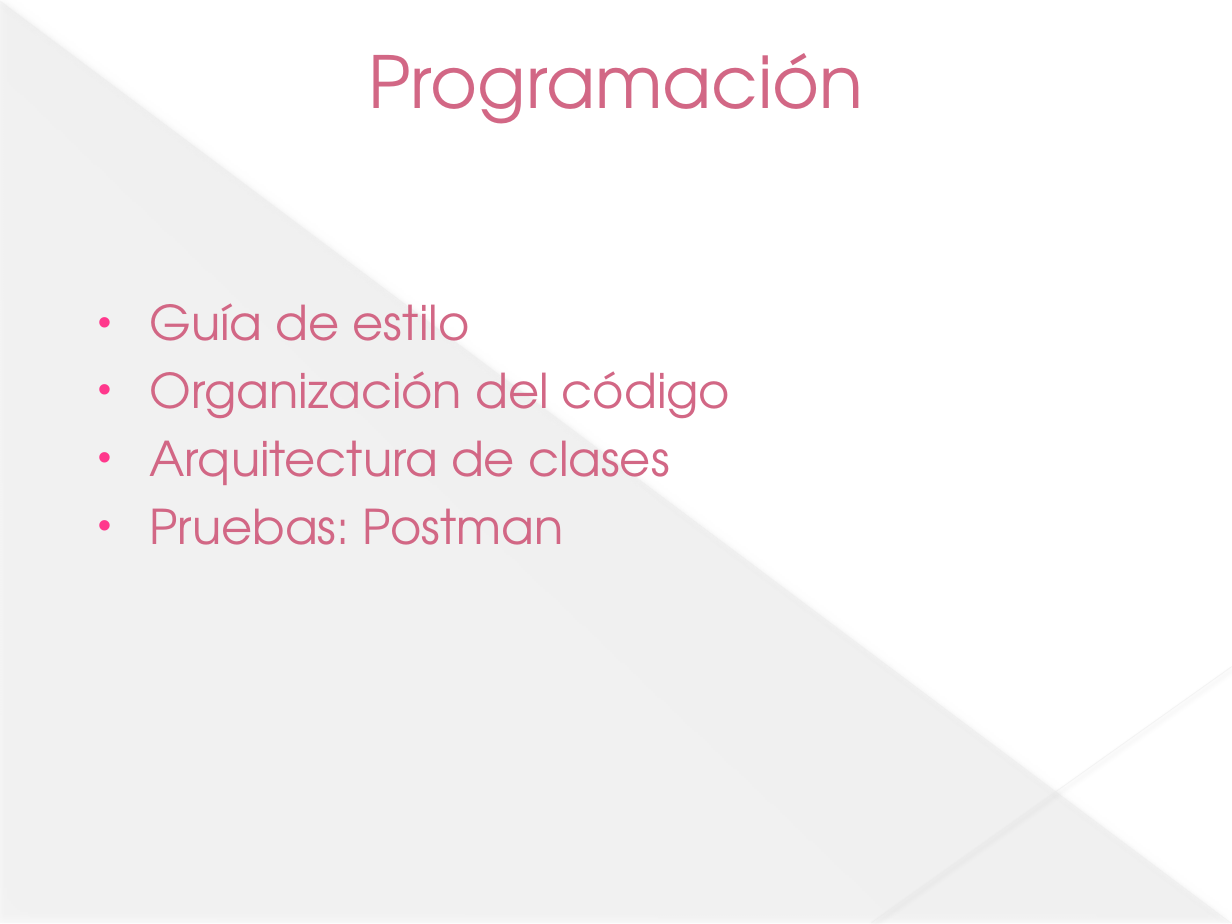
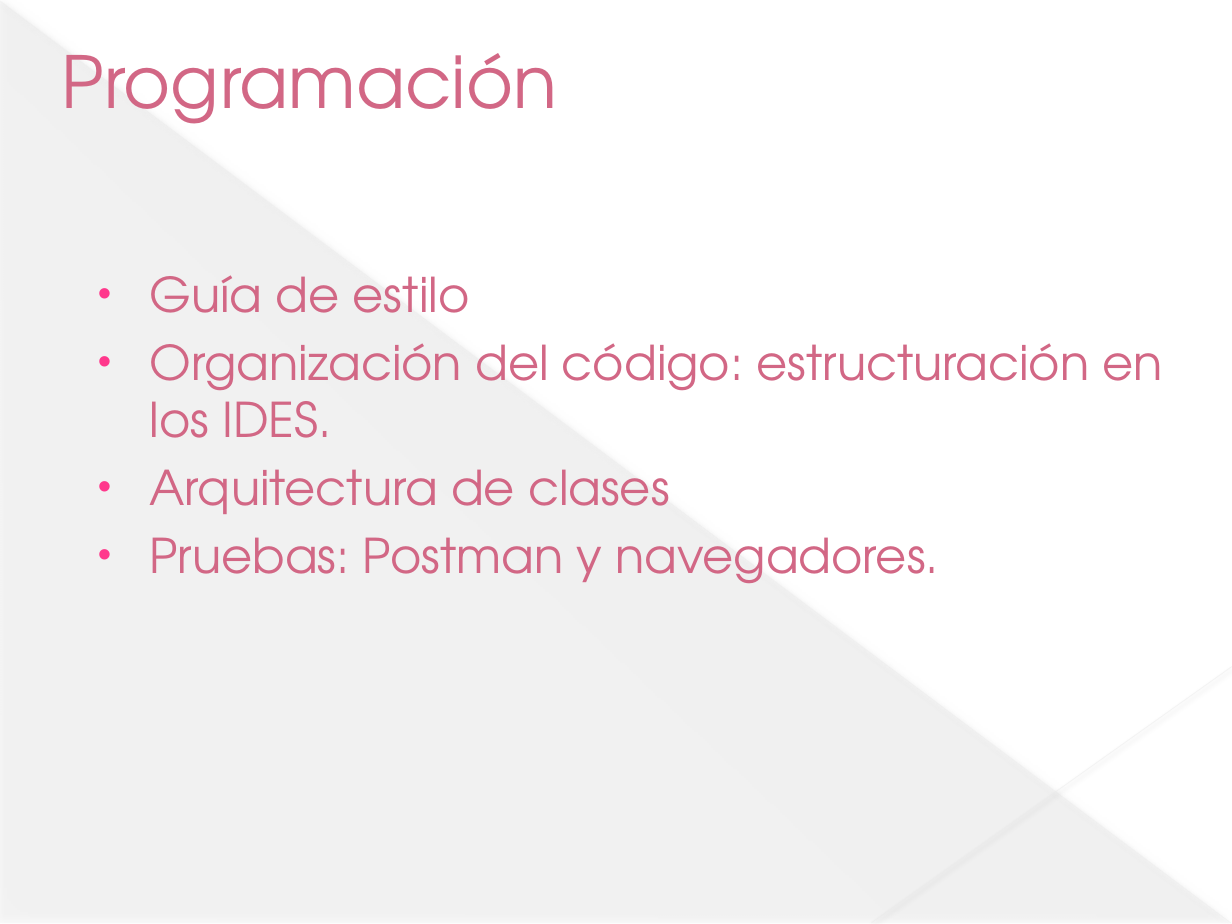
Before and after one commit to jesusdavidguti/ProyectoFinDeCurso, a slide deck: slide 8 of Presentación/Proyecto fin de curso.pptx. Drawn at 1232x924 pixels with LibreOffice and Linux fonts; fonts in the diff are those of the drawing. Boxes give left, top, right and bottom in pixels: in the first picture for what was removed or moved away, otherwise in the second. Text is boxed around its words. In the diff, an @@ line names an element or a change of style, - is before the commit and + after.

```diff
--- a/Presentación/Proyecto fin de curso.pptx
+++ b/Presentación/Proyecto fin de curso.pptx
@@ text "Programación" at [62,53,557,124]: alignment centre to left @@
@@ text at [149,343,1163,438]: text changed @@
-• Organización del código
+• Organización del código: estructuración en los IDES.
@@ text at [149,537,939,584]: text changed @@
-• Pruebas: Postman
+• Pruebas: Postman y navegadores.
```
Also in this commit, not shown: 2 other slides changed, 1 slide added.
